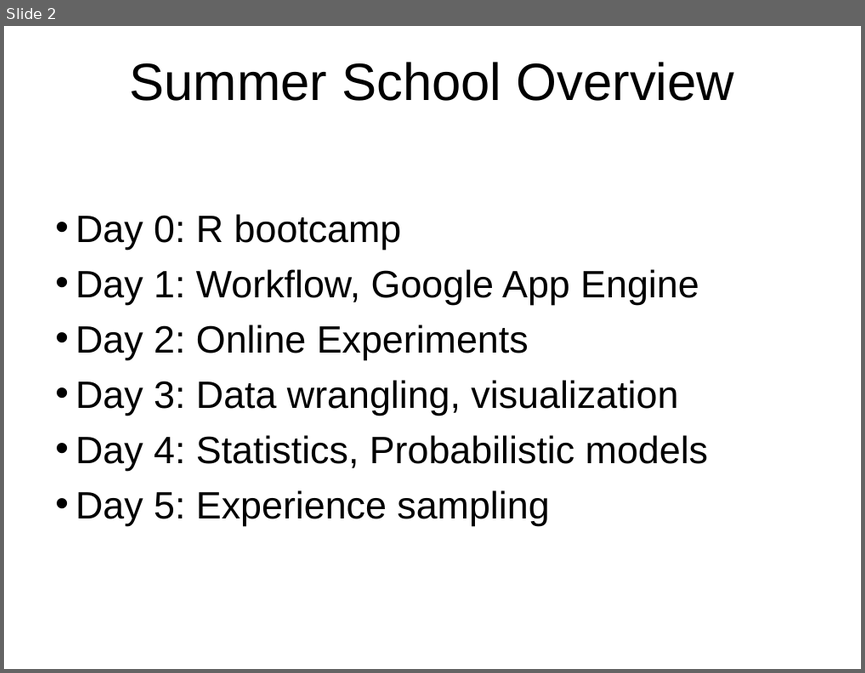
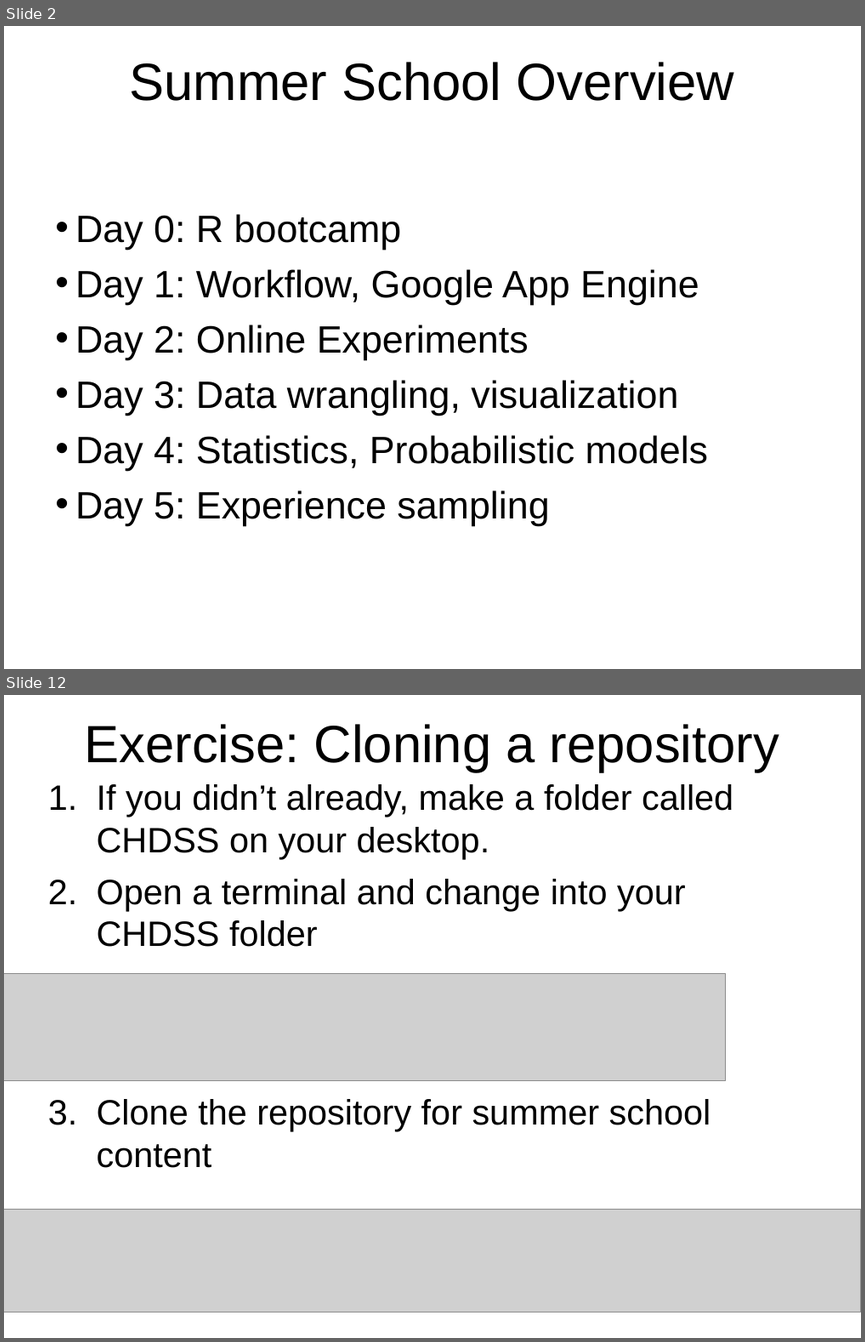
Before and after one commit to cskemp/chdss2019_content, a slide deck: day1/slides/part1_git.ppt. Shown one above the other, each under a label of ours: slide 2 before the commit, slides 2 and 12 after it; the slides between them are not shown. The pictures are 865x673 and 865x1342 pixels, drawn with LibreOffice and Linux fonts; fonts in the diff are those of the drawing; grey boxes stand for pictures. Boxes give left, top, right and bottom in pixels: in the first picture for what was removed or moved away, otherwise in the second. Text is boxed around its words. In the diff, an @@ line names an element or a change of style, - is before the commit and + after.

```diff
--- a/day1/slides/part1_git.ppt
+++ b/day1/slides/part1_git.ppt
@@ slide 12 added at [4, 695, 861, 1338], background #FFFFFF @@
@@ title added at [84, 724, 779, 771], 44 pt, text #000000 @@
+Exercise: Cloning a repository
@@ text added at [97, 784, 733, 1168], 29.6 pt, text #000000 @@
+1. If you didn’t already, make a folder called CHDSS on your desktop.
+2. Open a terminal and change into your CHDSS folder
+3. Clone the repository for summer school content
@@ picture added at [4, 974, 726, 1081] @@
@@ picture added at [4, 1209, 861, 1312] @@
```
Also in this commit, not shown: 2 slides changed, 12 other slides added, 4 slides removed, 4 other files.
